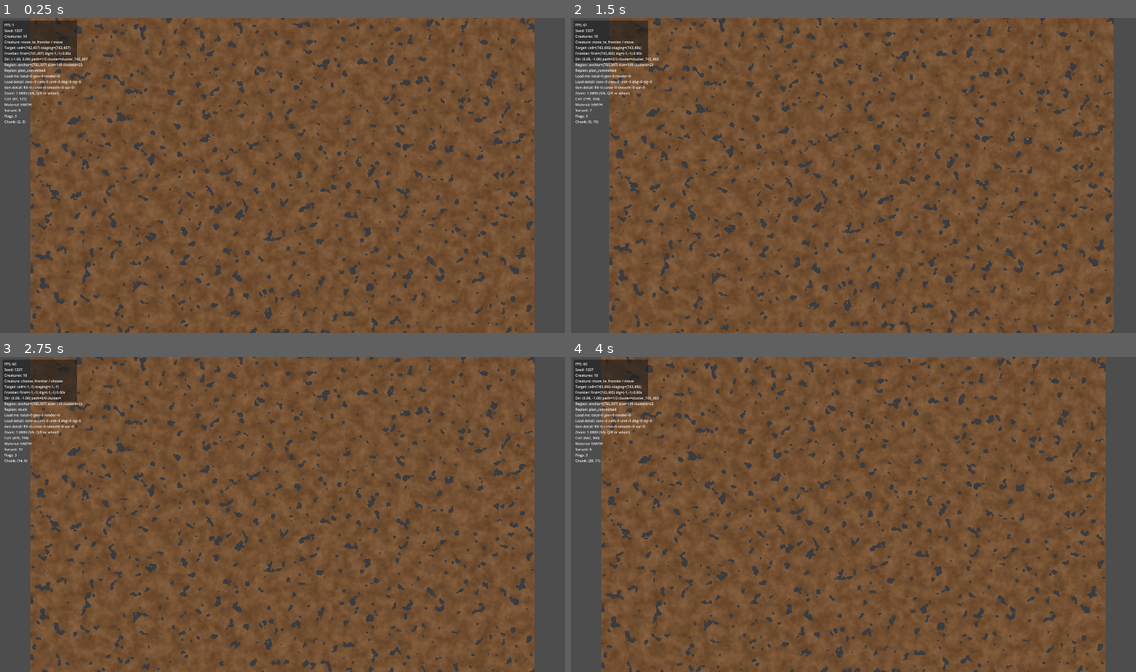
Above: before the commit, frames 1-4 (two rows, left to right).
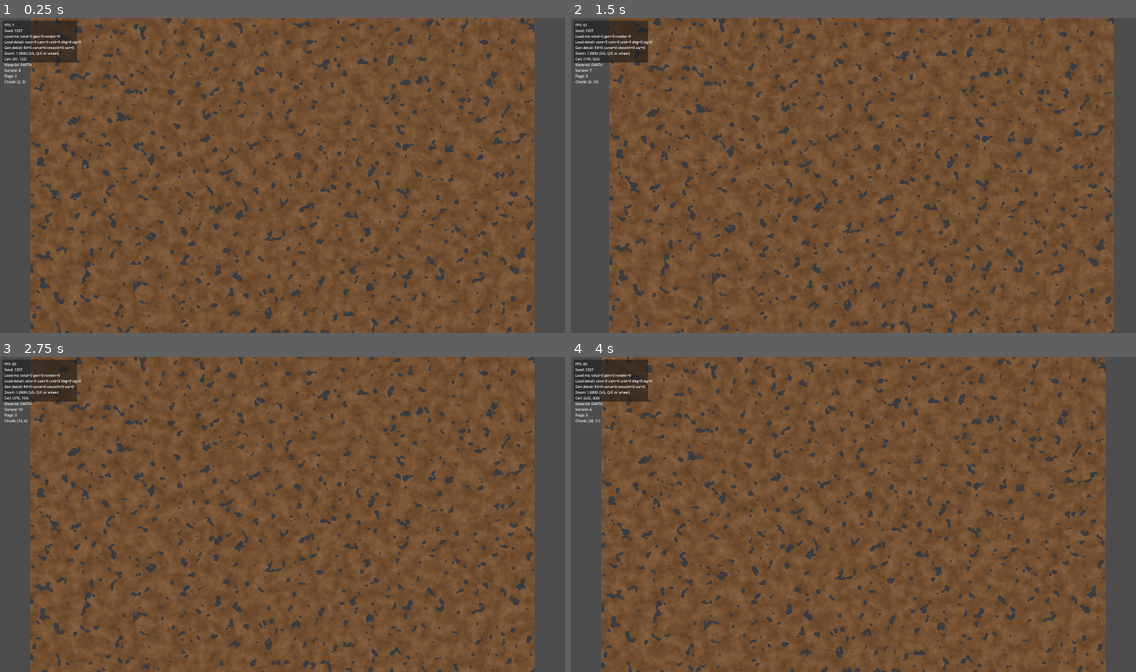
Above: after the commit, the same moments.

Repository: Kanturna/Diggy
Game: Godot game, scene res://main/Main.tscn
Same seed, same stepped clock (60 frames per second), same inputs: the game is played once before the commit and once after it.
Inputs (mouse positions are in pixels of both pictures, inside the frame that each line leads up to):
- Up to frame 1 (0.25 s): no input
- Up to frame 2 (1.5 s): tap Enter at 0.5 s; move the mouse to (977, 159) at 0.52 s; tap S (camera_down) at 0.6 s; click (977, 159) at 0.67 s; tap Space at 1.25 s; move the mouse to (740, 191) at 1.27 s; tap A (camera_left) at 1.35 s; click (740, 191) at 1.42 s
- Up to frame 3 (2.75 s): tap Enter at 2 s; move the mouse to (339, 445) at 2.02 s; tap D (camera_right) at 2.1 s; click (339, 445) at 2.17 s
- Up to frame 4 (4 s): move the mouse to (825, 577) at 2.77 s; tap Shift (camera_speed) at 2.85 s; click (825, 577) at 2.92 s; tap Space at 3.5 s; move the mouse to (1023, 561) at 3.52 s; tap W (camera_up) at 3.6 s; click (1023, 561) at 3.67 s

The runs differ from the first frame. In frame 1, 0.9% of the frame differs, in the area x 0-92%, y 5-95%; in frame 2, 0.9%; in frame 3, 0.9%; in frame 4, 0.9%.
Error after the commit: Parse Error: Could not preload resource script "res://units/Creature.gd". (res://units/UnitManager.gd:6)

Commit message:
Grundlagenfix 4 und Heatmap

Diff:
--- a/core/Config.gd
+++ b/core/Config.gd
@@ -33,6 +33,12 @@
 const CREATURE_PATH_NODE_REACHED_CELLS := 0.22
 const CREATURE_STAGING_REACHED_CELLS := 0.35
 const CREATURE_DIG_BLOCK_SECONDS := 3.0
+const CREATURE_FRONTIER_PROSPECT_DEPTH := 14
+const CREATURE_FRONTIER_PROSPECT_LATERAL_RANGE := 3
+const CREATURE_FRONTIER_PATH_COST_WEIGHT := 0.45
+const CREATURE_FRONTIER_CLUSTER_SIZE_WEIGHT := 0.12
+const CREATURE_FRONTIER_ALIGNMENT_WEIGHT := 0.25
+const CREATURE_FRONTIER_PROSPECT_WEIGHT := 3.8
 const CREATURE_SURVEY_REACHED_CELLS := 0.45
 const CREATURE_FRONTIER_REPLAN_SECONDS := 1.0
 const CREATURE_CONNECT_DISTANCE_WEIGHT := 1.0
@@ -51,6 +57,7 @@
 const CAMERA_DEFAULT_ZOOM_INDEX := 2
 
 const DEBUG_TOGGLE_ACTION := "debug_toggle"
+const FRONTIER_DEBUG_TOGGLE_ACTION := "frontier_debug_toggle"
 const MOVE_UP_ACTION := "camera_up"
 const MOVE_DOWN_ACTION := "camera_down"
 const MOVE_LEFT_ACTION := "camera_left"
--- a/debug/DebugOverlay.gd
+++ b/debug/DebugOverlay.gd
@@ -76,12 +76,19 @@
 				]
 			)
 			lines.append(
-				"Dir: (%.2f, %.2f) path=%d/%d cluster=%s" % [
+				"Dir: (%.2f, %.2f) path=%d/%d cost=%d" % [
 					target_dir.x,
 					target_dir.y,
 					int(creature_debug.get("path_index", 0)),
 					int(creature_debug.get("path_len", 0)),
+					int(creature_debug.get("path_cost", 0)),
+				]
+			)
+			lines.append(
+				"Cluster: %s score=%.2f prospect=%.2f" % [
 					str(creature_debug.get("selected_cluster_id", "")),
+					float(creature_debug.get("frontier_score", 0.0)),
+					float(creature_debug.get("frontier_prospect", 0.0)),
 				]
 			)
 			lines.append(
@@ -92,6 +99,7 @@
 					int(creature_debug.get("frontier_cluster_count", 0)),
 				]
 			)
+			lines.append("Heatmap: V")
 			lines.append("Replan: %s" % str(creature_debug.get("replan_reason", "")))
 	if not startup_timings.is_empty():
 		lines.append(
--- /dev/null
+++ b/debug/FrontierHeatOverlay.gd
@@ -0,0 +1,51 @@
+extends Node2D
+class_name FrontierHeatOverlay
+
+const Config = preload("res://core/Config.gd")
+
+var unit_manager: UnitManager = null
+var show_heatmap := false
+
+func _process(_delta: float) -> void:
+	if Input.is_action_just_pressed(Config.FRONTIER_DEBUG_TOGGLE_ACTION):
+		show_heatmap = not show_heatmap
+		visible = show_heatmap
+		queue_redraw()
+
+	if not show_heatmap:
+		return
+	queue_redraw()
+
+func _draw() -> void:
+	if not show_heatmap or unit_manager == null:
+		return
+
+	var snapshot: Dictionary = unit_manager.frontier_debug_snapshot()
+	var entries_variant = snapshot.get("entries", [])
+	if entries_variant.is_empty():
+		return
+
+	var min_score := float(snapshot.get("min_score", 0.0))
+	var max_score := float(snapshot.get("max_score", 1.0))
+	var score_span := maxf(max_score - min_score, 0.001)
+	var selected_cell: Vector2i = snapshot.get("selected_frontier_cell", Vector2i(-1, -1))
+	var cell_size := float(Config.CELL_SIZE)
+
+	for entry_variant in entries_variant:
+		var entry: Dictionary = entry_variant
+		var cell: Vector2i = entry.get("cell", Vector2i(-1, -1))
+		var score := float(entry.get("score", 0.0))
+		var normalized := clampf((score - min_score) / score_span, 0.0, 1.0)
+		var color := _heat_color(normalized)
+		var rect := Rect2(
+			Vector2(float(cell.x) * cell_size, float(cell.y) * cell_size),
+			Vector2.ONE * cell_size
+		)
+		draw_rect(rect, color)
+		if cell == selected_cell:
+			draw_rect(rect.grow(1.0), Color(0.45, 0.95, 1.0, 0.95), false, 2.0)
+
+func _heat_color(t: float) -> Color:
+	if t <= 0.5:
+		return Color(1.0, lerpf(0.1, 0.95, t * 2.0), 0.08, 0.55)
+	return Color(lerpf(1.0, 0.12, (t - 0.5) * 2.0), 0.95, 0.08, 0.55)
--- a/main/Main.gd
+++ b/main/Main.gd
@@ -6,6 +6,7 @@
 const RendererScript = preload("res://render/WorldMaterialRenderer.gd")
 const CameraControllerScript = preload("res://camera/CameraController.gd")
 const DebugOverlayScene  = preload("res://debug/DebugOverlay.tscn")
+const FrontierHeatOverlayScript = preload("res://debug/FrontierHeatOverlay.gd")
 const UnitManagerScript  = preload("res://units/UnitManager.gd")
 
 var world_model: WorldModel
@@ -13,6 +14,7 @@
 var renderer: WorldMaterialRenderer
 var camera_controller: CameraController
 var debug_overlay: DebugOverlay
+var frontier_heat_overlay: FrontierHeatOverlay
 var unit_manager: UnitManager
 var _startup_timings := {}
 
@@ -54,6 +56,8 @@
 	if debug_overlay != null:
 		debug_overlay.set_startup_timings(_startup_timings)
 		debug_overlay.unit_manager = unit_manager
+	if frontier_heat_overlay != null:
+		frontier_heat_overlay.unit_manager = unit_manager
 
 func _process(_delta: float) -> void:
 	_on_chunks_dirtied()
@@ -67,6 +71,7 @@
 	_ensure_action(Config.ZOOM_IN_ACTION, KEY_Q)
 	_ensure_action(Config.ZOOM_OUT_ACTION, KEY_E)
 	_ensure_action(Config.DEBUG_TOGGLE_ACTION, KEY_F3)
+	_ensure_action(Config.FRONTIER_DEBUG_TOGGLE_ACTION, KEY_V)
 
 func _ensure_action(action_name: String, keycode: Key) -> void:
 	if not InputMap.has_action(action_name):
@@ -107,6 +112,8 @@
 	unit_manager.setup(world_model)
 
 func _setup_debug() -> void:
+	frontier_heat_overlay = FrontierHeatOverlayScript.new()
+	add_child(frontier_heat_overlay)
 	debug_overlay = DebugOverlayScene.instantiate()
 	add_child(debug_overlay)
 	debug_overlay.setup(world_model, renderer)
--- a/units/Creature.gd
+++ b/units/Creature.gd
@@ -81,6 +81,9 @@
 var _dig_direction := Vector2i.RIGHT
 var _dig_progress := 0.0
 var _replan_reason := "startup"
+var _frontier_debug_entries: Array[Dictionary] = []
+var _frontier_debug_min_score := 0.0
+var _frontier_debug_max_score := 1.0
 
 func _ready() -> void:
 	_chain_pos.resize(5)
@@ -139,7 +142,18 @@
 		"path_len": _plan_path_cells().size(),
 		"path_index": _current_path_index,
 		"first_frontier_cell": first_frontier_cell,
+		"frontier_score": float(_traversal_plan.get("total_score", 0.0)),
+		"frontier_prospect": float(_traversal_plan.get("prospect_score", 0.0)),
+		"path_cost": int(_traversal_plan.get("path_cost", 0)),
 		"replan_reason": _replan_reason,
+	}
+
+func get_frontier_debug_snapshot() -> Dictionary:
+	return {
+		"entries": _frontier_debug_entries,
+		"min_score": _frontier_debug_min_score,
+		"max_score": _frontier_debug_max_score,
+		"selected_frontier_cell": _traversal_plan.get("first_frontier_cell", Vector2i(-1, -1)),
 	}
 
 func _tick_wander(delta: float) -> void:
@@ -157,11 +171,13 @@
 func _tick_choose_frontier() -> void:
 	var origin_cell: Vector2i = _world_to_cell(global_position)
 	if not _can_analyze_from_cell(origin_cell):
+		_clear_frontier_debug_scores()
 		_set_random_wander_target("choose_invalid_origin")
 		return
 
 	var snapshot := cave_analysis.get_region_snapshot(origin_cell)
 	if snapshot.is_empty():
+		_clear_frontier_debug_scores()
 		_set_random_wander_target("choose_no_snapshot")
 		return
 
@@ -227,6 +243,9 @@
 			_request_frontier_plan("dig_invalid_frontier")
 			return
 
+	var dig_facing := (_cell_center(_current_dig_cell) - global_position).normalized()
+	if dig_facing.length_squared() > 0.0001:
+		_facing_dir = _facing_dir.slerp(dig_facing, clampf(16.0 * delta, 0.0, 1.0))
 	velocity = Vector2.ZERO
 	_current_action = "dig"
 	_dig_progress += delta
@@ -248,6 +267,7 @@
 func _choose_best_traversal_plan(snapshot: Dictionary, reachability: Dictionary, origin_cell: Vector2i) -> Dictionary:
 	var best_plan: Dictionary = {}
 	var best_zero_step_plan: Dictionary = {}
+	var frontier_scores: Dictionary = {}
 	for cluster in _snapshot_frontier_clusters():
 		var staging_cells: Array[Vector2i] = _cluster_staging_cells(cluster)
 		for staging_cell in staging_cells:
@@ -266,6 +286,8 @@
 			var dig_direction: Vector2i = first_frontier_cell - staging_cell
 			var path_cost := path_cells.size() - 1
 			var alignment_score := _path_alignment_score(path_cells, dig_direction)
+			var prospect_score := _prospect_frontier_score(first_frontier_cell, dig_direction, snapshot)
+			var total_score := _frontier_total_score(path_cost, int(cluster.get("size", 0)), alignment_score, prospect_score)
 			var candidate := {
 				"revision": world.revision,
 				"region_id_anchor": snapshot.get("region_id_anchor", Vector2i(-1, -1)),
@@ -278,14 +300,18 @@
 				"dig_direction": dig_direction,
 				"path_cost": path_cost,
 				"alignment_score": alignment_score,
+				"prospect_score": prospect_score,
+				"total_score": total_score,
 				"origin_region_lookup": snapshot.get("region_lookup", {}),
 			}
+			_record_frontier_score(frontier_scores, candidate)
 			if path_cost == 0:
 				if _is_better_traversal_candidate(candidate, best_zero_step_plan):
 					best_zero_step_plan = candidate
 				continue
 			if _is_better_traversal_candidate(candidate, best_plan):
 				best_plan = candidate
+	_update_frontier_debug_scores(frontier_scores, best_plan if not best_plan.is_empty() else best_zero_step_plan)
 	if not best_plan.is_empty():
 		return best_plan
 	return best_zero_step_plan
@@ -294,10 +320,10 @@
 	if incumbent.is_empty():
 		return true
 
-	var candidate_cost := int(candidate.get("path_cost", 1 << 30))
-	var incumbent_cost := int(incumbent.get("path_cost", 1 << 30))
-	if candidate_cost != incumbent_cost:
-		return candidate_cost < incumbent_cost
+	var candidate_score := float(candidate.get("total_score", -INF))
+	var incumbent_score := float(incumbent.get("total_score", -INF))
+	if not is_equal_approx(candidate_score, incumbent_score):
+		return candidate_score > incumbent_score
 
 	var candidate_cluster_size := int(candidate.get("cluster_size", 0))
 	var incumbent_cluster_size := int(incumbent.get("cluster_size", 0))
@@ -352,6 +378,84 @@
 	var facing_cardinal := _vector_to_cardinal(_facing_dir)
 	return float(facing_cardinal.x * dig_direction.x + facing_cardinal.y * dig_direction.y)
 
+func _frontier_total_score(path_cost: int, cluster_size: int, alignment_score: float, prospect_score: float) -> float:
+	return \
+		prospect_score * Config.CREATURE_FRONTIER_PROSPECT_WEIGHT \
+		- float(path_cost) * Config.CREATURE_FRONTIER_PATH_COST_WEIGHT \
+		+ float(cluster_size) * Config.CREATURE_FRONTIER_CLUSTER_SIZE_WEIGHT \
+		+ alignment_score * Config.CREATURE_FRONTIER_ALIGNMENT_WEIGHT
+
+func _prospect_frontier_score(frontier_cell: Vector2i, dig_direction: Vector2i, snapshot: Dictionary) -> float:
+	var origin_region_lookup: Dictionary = snapshot.get("region_lookup", {})
+	var perpendicular := Vector2i(dig_direction.y, -dig_direction.x)
+	var total_score := 0.0
+	for step in range(1, Config.CREATURE_FRONTIER_PROSPECT_DEPTH + 1):
+		var base_cell := frontier_cell + dig_direction * step
+		var distance_weight := 1.0 - (float(step - 1) / float(Config.CREATURE_FRONTIER_PROSPECT_DEPTH))
+		for lateral in range(-Config.CREATURE_FRONTIER_PROSPECT_LATERAL_RANGE, Config.CREATURE_FRONTIER_PROSPECT_LATERAL_RANGE + 1):
+			var sample_cell := base_cell + perpendicular * lateral
+			if not world.is_in_bounds(sample_cell.x, sample_cell.y):
+				continue
+			if world.get_material(sample_cell.x, sample_cell.y) != MaterialType.Id.EMPTY:
+				continue
+			if origin_region_lookup.has(sample_cell):
+				continue
+
+			var lateral_weight := 1.0 - (absf(float(lateral)) / float(Config.CREATURE_FRONTIER_PROSPECT_LATERAL_RANGE + 1))
+			total_score += distance_weight * lateral_weight
+			if lateral == 0:
+				total_score += 0.35 * distance_weight
+	}
+	return total_score
+
+func _record_frontier_score(frontier_scores: Dictionary, candidate: Dictionary) -> void:
+	var frontier_cell: Vector2i = candidate.get("first_frontier_cell", Vector2i(-1, -1))
+	if frontier_cell.x < 0:
+		return
+	if not frontier_scores.has(frontier_cell):
+		frontier_scores[frontier_cell] = candidate
+		return
+	var incumbent: Dictionary = frontier_scores[frontier_cell]
+	if float(candidate.get("total_score", -INF)) > float(incumbent.get("total_score", -INF)):
+		frontier_scores[frontier_cell] = candidate
+
+func _update_frontier_debug_scores(frontier_scores: Dictionary, selected_plan: Dictionary) -> void:
+	_frontier_debug_entries.clear()
+	_frontier_debug_min_score = 0.0
+	_frontier_debug_max_score = 1.0
+	if frontier_scores.is_empty():
+		return
+
+	var min_score := INF
+	var max_score := -INF
+	var selected_frontier_cell: Vector2i = selected_plan.get("first_frontier_cell", Vector2i(-1, -1))
+	for frontier_cell_variant in frontier_scores.keys():
+		var frontier_cell: Vector2i = frontier_cell_variant
+		var candidate: Dictionary = frontier_scores[frontier_cell]
+		var score := float(candidate.get("total_score", 0.0))
+		min_score = minf(min_score, score)
+		max_score = maxf(max_score, score)
+		_frontier_debug_entries.append({
+			"cell": frontier_cell,
+			"score": score,
+			"cluster_id": str(candidate.get("cluster_id", "")),
+			"is_selected": frontier_cell == selected_frontier_cell,
+		})
+
+	_frontier_debug_entries.sort_custom(func(a: Dictionary, b: Dictionary) -> bool:
+		return _is_cell_before(
+			a.get("cell", Vector2i.ZERO),
+			b.get("cell", Vector2i.ZERO)
+		)
+	)
+	_frontier_debug_min_score = min_score
+	_frontier_debug_max_score = max_score
+
+func _clear_frontier_debug_scores() -> void:
+	_frontier_debug_entries.clear()
+	_frontier_debug_min_score = 0.0
+	_frontier_debug_max_score = 1.0
+
 func _adopt_traversal_plan(traversal_plan: Dictionary) -> void:
 	_traversal_plan = traversal_plan
 	_current_path_index = int(traversal_plan.get("path_index", 0))
--- a/units/UnitManager.gd
+++ b/units/UnitManager.gd
@@ -83,3 +83,8 @@
 	if _creatures.is_empty():
 		return {}
 	return _creatures[0].get_debug_snapshot()
+
+func frontier_debug_snapshot() -> Dictionary:
+	if _creatures.is_empty():
+		return {}
+	return _creatures[0].get_frontier_debug_snapshot()
